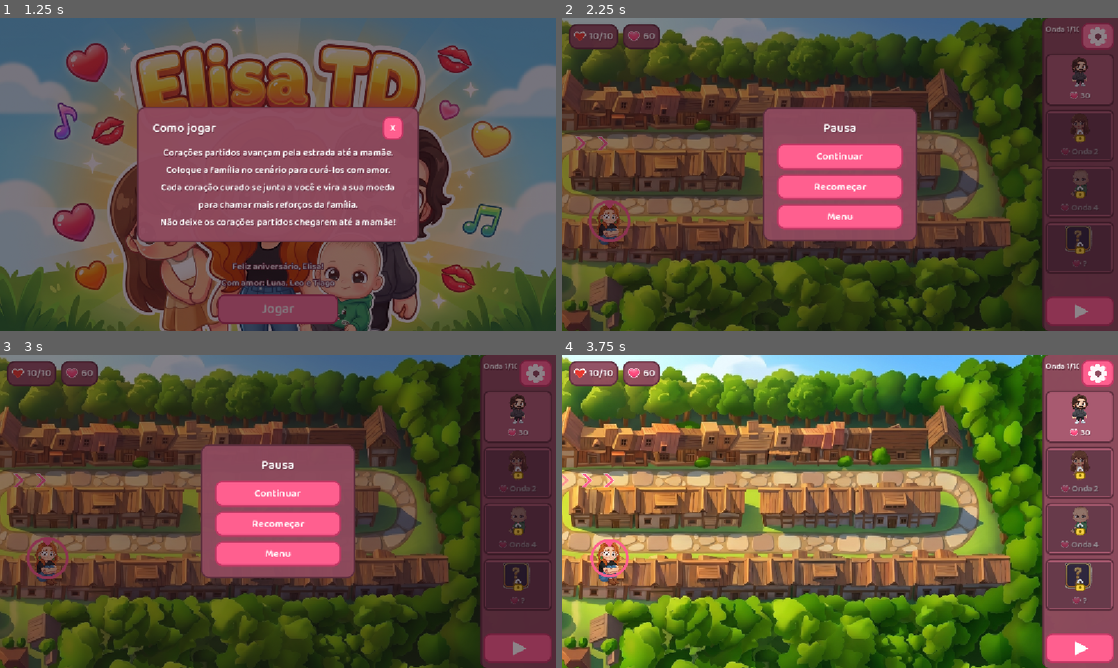
Above: before the commit, frames 1-4 (two rows, left to right).
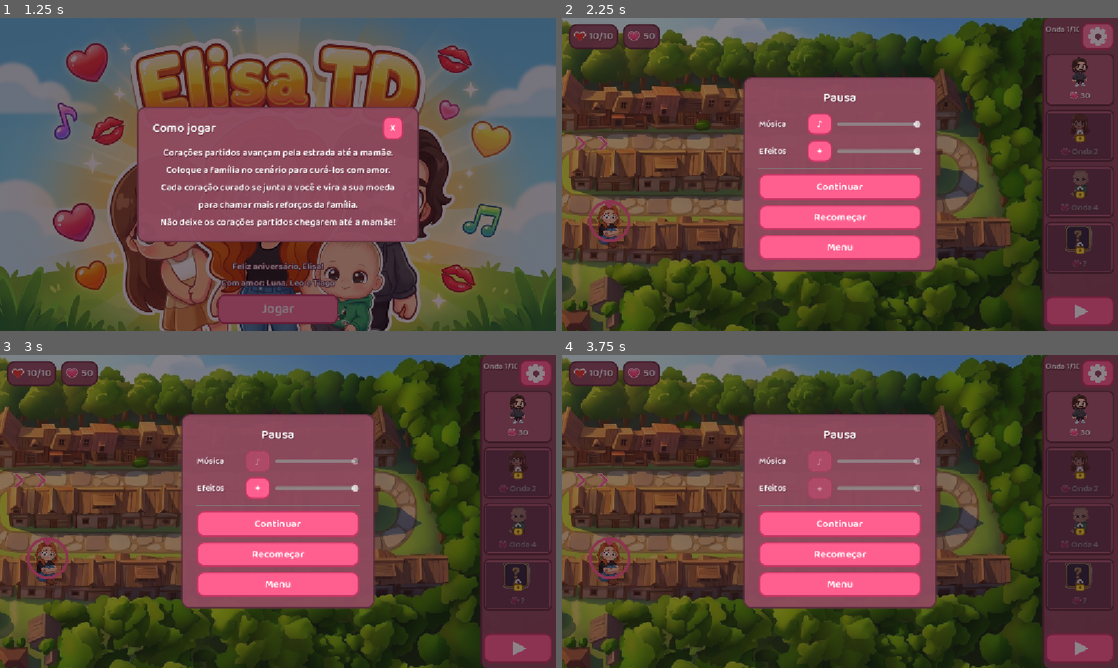
Above: after the commit, the same moments.

Repository: bitnied/tower-defense
Game: Godot game, scene res://Scenes/ui/mainMenu/mainMenu.tscn
The game is run twice, just before and just after one commit, with the same random seed, the same clock (stepped at 60 frames per second) and the same inputs.
Inputs (mouse positions are in pixels of both pictures, inside the frame that each line leads up to):
- Up to frame 1 (1.25 s): click "Jogar" at 0.5 s
- Up to frame 2 (2.25 s): click "X" at 1.25 s; click (1095, 36) at 2 s
- Up to frame 3 (3 s): click (255, 461) at 2.75 s, where only the run after the commit has a clickable "♪"
- Up to frame 4 (3.75 s): click (817, 489) at 3.5 s, where only the run after the commit has a clickable "✦"

Frame 1 is identical in both runs. In frame 2, 14% of the frame differs, in the area x 14-68%, y 4-82%; in frame 3, 14%; in frame 4, 96%, in the area x 0-100%, y 0-100%.

Commit message:
Áudio ajustável, sons de ataque, muzzles precisos e mais dificuldade
- Menu de pause: mudo + slider de volume separados para música e efeitos
- Sons de ataque baixinhos (-20dB): violão (Tiago), raio (Luna),
  beijo (Leo) e coração dourado (Elisa/mamãe)
- Elisa: corações mais lentos e visíveis (190 de velocidade), 1 tiro/s,
  cura 24 (antes 10 x 2.2/s) — mesmo poder, muito mais legível
- Pontos de saída medidos no sheet: dedo da Elisa nas 3 poses
  (frente 10,-25 / lado 24,-40 / cima 18,-61), boca do Leo, violão do
  Tiago; espelhamento automático e proporcional à escala
- Luna 30% menor; mãos do raio escalam junto
- Botão de velocidade claro: mostra 1x/2x e fica dourado quando ligado
- Mais difícil: corações +6% de cura necessária por onda, tiers fortes
  chegam mais cedo (onda 3 e 5), ouro inicial 50, chefão com 560

Co-Authored-By: Claude Fable 5 <noreply@anthropic.com>

Diff:
--- a/Scenes/main/Data.gd
+++ b/Scenes/main/Data.gd
@@ -42,6 +42,8 @@
 		"scale": 1.0,
 		"rotates": false,
 		"bullet": "sound_wave",
+		"attack_sfx": "atk_tiago",
+		"muzzle": {"down": [4, -28], "side": [14, -30], "up": [0, -40]},
 	},
 	"luna": {
 		"stats": {
@@ -65,8 +67,9 @@
 		"portrait": "res://Assets/defenders/luna_portrait.png",
 		"idle": "res://Assets/defenders/luna_idle.png",
 		"directional_sheet": true,
-		"scale": 1.0,
-		"rotates": false,
+		"scale": 0.7,
+		"rotates": false,
+		"attack_sfx": "atk_luna",
 		"locked": true,
 		"unlock_wave": 2,
 	},
@@ -95,20 +98,22 @@
 		"scale": 0.7,
 		"rotates": false,
 		"bullet": "kiss",
+		"attack_sfx": "atk_leo",
+		"muzzle": {"down": [0, -44], "side": [12, -44], "up": [0, -58]},
 		"locked": true,
 		"unlock_wave": 4,
 	},
 	"elisa": {
 		"stats": {
-			"damage": 10.0,
-			"attack_speed": 2.2,
+			"damage": 24.0,
+			"attack_speed": 1.0,
 			"attack_range": 240.0,
-			"bulletSpeed": 340.0,
+			"bulletSpeed": 190.0,
 			"bulletPierce": 3,
 		},
 		"upgrades": {
-			"damage": {"amount": 5.0, "multiplies": false},
-			"attack_speed": {"amount": 1.3, "multiplies": true},
+			"damage": {"amount": 12.0, "multiplies": false},
+			"attack_speed": {"amount": 1.25, "multiplies": true},
 		},
 		"name": "Elisa",
 		"subtitle": "Aponta o dedo: corações dourados",
@@ -123,6 +128,8 @@
 		"scale": 1.0,
 		"rotates": false,
 		"bullet": "gold_heart",
+		"attack_sfx": "atk_elisa",
+		"muzzle": {"down": [10, -25], "side": [24, -40], "up": [18, -61]},
 		# Surpresa do jogo: Elisa aparece como "?" e é liberada
 		# no começo da onda 5 (de 10).
 		"locked": true,
@@ -180,7 +187,7 @@
 			"baseDamage": 2.0,
 			"goldYield": 9.0,
 			},
-		"difficulty": 2.0,
+		"difficulty": 1.8,
 		"sprite": "res://Assets/enemies/heart_broken.png",
 	},
 	"coracaoDespedacado": {
@@ -190,14 +197,14 @@
 			"baseDamage": 3.0,
 			"goldYield": 14.0,
 			},
-		"difficulty": 3.0,
+		"difficulty": 2.6,
 		"sprite": "res://Assets/enemies/heart_shattered.png",
 	},
 	# Chefão da onda final: um coração gigante partido, lento e
 	# cheio de dor. difficulty 99 = nunca entra no sorteio normal.
 	"coracaoGigante": {
 		"stats": {
-			"hp": 420.0,
+			"hp": 560.0,
 			"speed": 0.3,
 			"baseDamage": 10.0,
 			"goldYield": 60.0,
@@ -220,7 +227,7 @@
 		"bg": "res://Assets/maps/map_elisa.png",
 		"scene": "res://Scenes/maps/map_elisa.tscn",
 		"baseHp": 10,
-		"startingGold": 60,
+		"startingGold": 50,
 		"spawner_settings":
 			{
 			"difficulty": {"initial": 1.0, "increase": 1.22, "multiplies": true},
--- a/Scenes/main/Sfx.gd
+++ b/Scenes/main/Sfx.gd
@@ -1,5 +1,6 @@
 extends Node
-# Áudio do Elisa TD: música em loop contínua + efeitos pontuais.
+# Áudio do Elisa TD: música em loop contínua + efeitos pontuais,
+# com volume e mudo ajustáveis no menu de pause.
 # Créditos: Assets/audio/CREDITS.txt (tudo CC0).
 
 const SFX := {
@@ -11,7 +12,27 @@
 	"unlock": "res://Assets/audio/sfx_unlock.ogg",
 	"victory": "res://Assets/audio/sfx_victory.ogg",
 	"gameover": "res://Assets/audio/sfx_gameover.ogg",
+	"atk_tiago": "res://Assets/audio/sfx_atk_tiago.ogg",
+	"atk_luna": "res://Assets/audio/sfx_atk_luna.ogg",
+	"atk_leo": "res://Assets/audio/sfx_atk_leo.ogg",
+	"atk_elisa": "res://Assets/audio/sfx_atk_elisa.ogg",
 }
+
+# ganho base da música (para não competir com os efeitos)
+const MUSIC_BASE := 0.2
+
+var music_volume := 1.0:
+	set(v):
+		music_volume = clampf(v, 0.0, 1.0)
+		_apply_music()
+var sfx_volume := 1.0:
+	set(v):
+		sfx_volume = clampf(v, 0.0, 1.0)
+var music_muted := false:
+	set(v):
+		music_muted = v
+		_apply_music()
+var sfx_muted := false
 
 var music_player: AudioStreamPlayer
 
@@ -20,17 +41,25 @@
 	var stream: AudioStream = load("res://Assets/audio/music_game.mp3")
 	stream.loop = true
 	music_player.stream = stream
-	music_player.volume_db = -14.0
 	music_player.process_mode = Node.PROCESS_MODE_ALWAYS
 	add_child(music_player)
+	_apply_music()
 	music_player.play()
 
+func _apply_music():
+	if music_player == null:
+		return
+	if music_muted or music_volume <= 0.001:
+		music_player.volume_db = -80.0
+	else:
+		music_player.volume_db = linear_to_db(music_volume * MUSIC_BASE)
+
 func play(sfx_name: String, volume_db := -6.0):
-	if not SFX.has(sfx_name):
+	if sfx_muted or sfx_volume <= 0.001 or not SFX.has(sfx_name):
 		return
 	var p := AudioStreamPlayer.new()
 	p.stream = load(SFX[sfx_name])
-	p.volume_db = volume_db
+	p.volume_db = volume_db + linear_to_db(sfx_volume)
 	p.process_mode = Node.PROCESS_MODE_ALWAYS
 	add_child(p)
 	p.finished.connect(p.queue_free)
--- a/Scenes/maps/EnemySpawner.gd
+++ b/Scenes/maps/EnemySpawner.gd
@@ -31,6 +31,9 @@
 		enemy.enemy_type = special["boss"]
 	else:
 		enemy.enemy_type = spawnable_enemies.pick_random()
+		# corações ficam mais "machucados" a cada onda (+6% de cura
+		# necessária por onda)
+		enemy.hp *= 1.0 + 0.06 * (current_wave - 1)
 	add_child(enemy)
 	enemies_spawned_this_wave += 1
 
--- a/Scenes/turrets/projectileTurret/projectileTurret.gd
+++ b/Scenes/turrets/projectileTurret/projectileTurret.gd
@@ -6,9 +6,12 @@
 func attack():
 	if is_instance_valid(current_target):
 		attack_punch()
+		var cfg: Dictionary = Data.turrets[turret_type]
+		if cfg.has("attack_sfx"):
+			Sfx.play(cfg["attack_sfx"], -20.0)
 		var projectileScene := preload("res://Scenes/turrets/projectileTurret/bullet/bulletBase.tscn")
 		var projectile := projectileScene.instantiate()
-		projectile.bullet_type = Data.turrets[turret_type]["bullet"]
+		projectile.bullet_type = cfg["bullet"]
 		projectile.damage = damage
 		projectile.speed = bulletSpeed
 		projectile.pierce = bulletPierce
@@ -16,7 +19,23 @@
 		# está de costas (mirando para cima)
 		projectile.z_index = 1 if is_facing_up() else 3
 		Globals.projectilesNode.add_child(projectile)
-		projectile.position = position + Vector2(0, -34)
+		projectile.position = position + muzzle_offset()
 		projectile.target = current_target.position
 	else:
 		try_get_closest_target()
+
+# ponto de saída do projétil (mão/boca/violão), medido no sheet
+# sem escala e ajustado pela escala do personagem
+func muzzle_offset() -> Vector2:
+	var m: Dictionary = Data.turrets[turret_type].get("muzzle", {})
+	var off: Array
+	if uses_sheet and $Sprite2D.texture == sheet_tex and $Sprite2D.frame == FRAME_SIDE:
+		off = m.get("side", [0, -34])
+	elif uses_sheet and $Sprite2D.texture == sheet_tex and $Sprite2D.frame == FRAME_UP:
+		off = m.get("up", [0, -34])
+	else:
+		off = m.get("down", [0, -34])
+	var v := Vector2(off[0], off[1]) * sprite_scale
+	if $Sprite2D.flip_h:
+		v.x = -v.x
+	return v
--- a/Scenes/turrets/rayTurret/ray_turret.gd
+++ b/Scenes/turrets/rayTurret/ray_turret.gd
@@ -59,13 +59,16 @@
 	g.set_color(1, Color(1, 0.45, 0.75, 0))
 	return g
 
-# posição das mãos conforme a pose da sprite
+# posição das mãos conforme a pose da sprite (proporcional à escala)
 func hand_offset() -> Vector2:
+	var base: Vector2
 	if $Sprite2D.frame == FRAME_UP:
-		return Vector2(0, -64)
-	if $Sprite2D.frame == FRAME_SIDE:
-		return Vector2(-20 if $Sprite2D.flip_h else 20, -28)
-	return Vector2(0, -34)
+		base = Vector2(0, -64)
+	elif $Sprite2D.frame == FRAME_SIDE:
+		base = Vector2(-20 if $Sprite2D.flip_h else 20, -28)
+	else:
+		base = Vector2(0, -34)
+	return base * sprite_scale
 
 func _process(delta):
 	super._process(delta)
@@ -94,6 +97,7 @@
 			can_fire = false
 			ray_enabled = true
 			attack_punch()
+			Sfx.play(Data.turrets[turret_type].get("attack_sfx", "click"), -18.0)
 			origin_sparks.emitting = true
 			impact_sparks.emitting = true
 			$RayDuration.start()
--- a/Scenes/ui/hud.gd
+++ b/Scenes/ui/hud.gd
@@ -69,10 +69,13 @@
 	var waiting: bool = spawner == null or spawner.is_waiting_for_wave()
 	if waiting:
 		%PlayButton.icon = load("res://Assets/ui/icon_play.png")
-		%PlayButton.modulate = Color.WHITE
+		%PlayButton.text = ""
+		%PlayButton.self_modulate = Color.WHITE
 	else:
 		%PlayButton.icon = load("res://Assets/ui/icon_fast.png")
-		%PlayButton.modulate = Color.WHITE if fast else Color(1, 1, 1, 0.55)
+		%PlayButton.text = "2x" if fast else "1x"
+		# dourado quando o 2x está LIGADO
+		%PlayButton.self_modulate = Color(1.0, 0.84, 0.35) if fast else Color.WHITE
 
 # ---------- pause ----------
 
--- a/Scenes/ui/pauseMenu/pause_menu.gd
+++ b/Scenes/ui/pauseMenu/pause_menu.gd
@@ -1,5 +1,35 @@
 extends Control
-# Menu de pause (engrenagem): continuar, recomeçar ou voltar ao menu.
+# Menu de pause: volume/mudo de música e efeitos, continuar,
+# recomeçar ou voltar ao menu.
+
+func _ready():
+	%MusicSlider.value = Sfx.music_volume
+	%SfxSlider.value = Sfx.sfx_volume
+	%MusicMute.button_pressed = Sfx.music_muted
+	%SfxMute.button_pressed = Sfx.sfx_muted
+	_refresh_mute_looks()
+
+func _refresh_mute_looks():
+	%MusicMute.modulate = Color(1, 1, 1, 0.4) if Sfx.music_muted else Color.WHITE
+	%SfxMute.modulate = Color(1, 1, 1, 0.4) if Sfx.sfx_muted else Color.WHITE
+	%MusicSlider.editable = not Sfx.music_muted
+	%SfxSlider.editable = not Sfx.sfx_muted
+
+func _on_music_mute_toggled(pressed: bool):
+	Sfx.music_muted = pressed
+	_refresh_mute_looks()
+
+func _on_sfx_mute_toggled(pressed: bool):
+	Sfx.sfx_muted = pressed
+	_refresh_mute_looks()
+	if not pressed:
+		Sfx.play("click", -10.0)
+
+func _on_music_volume_changed(v: float):
+	Sfx.music_volume = v
+
+func _on_sfx_volume_changed(v: float):
+	Sfx.sfx_volume = v
 
 func _on_continue_pressed():
 	get_tree().paused = false
--- a/Scenes/ui/pauseMenu/pause_menu.tscn
+++ b/Scenes/ui/pauseMenu/pause_menu.tscn
@@ -30,14 +30,14 @@
 grow_vertical = 2
 
 [node name="Panel" type="PanelContainer" parent="Center"]
-custom_minimum_size = Vector2(320, 0)
+custom_minimum_size = Vector2(400, 0)
 layout_mode = 2
 
 [node name="Margin" type="MarginContainer" parent="Center/Panel"]
 layout_mode = 2
-theme_override_constants/margin_left = 20
+theme_override_constants/margin_left = 22
 theme_override_constants/margin_top = 14
-theme_override_constants/margin_right = 20
+theme_override_constants/margin_right = 22
 theme_override_constants/margin_bottom = 16
 
 [node name="VBox" type="VBoxContainer" parent="Center/Panel/Margin"]
@@ -49,6 +49,65 @@
 theme_override_font_sizes/font_size = 26
 text = "Pausa"
 horizontal_alignment = 1
+
+[node name="MusicRow" type="HBoxContainer" parent="Center/Panel/Margin/VBox"]
+layout_mode = 2
+theme_override_constants/separation = 10
+
+[node name="MusicLabel" type="Label" parent="Center/Panel/Margin/VBox/MusicRow"]
+custom_minimum_size = Vector2(90, 0)
+layout_mode = 2
+theme_override_font_sizes/font_size = 18
+text = "Música"
+
+[node name="MusicMute" type="Button" parent="Center/Panel/Margin/VBox/MusicRow"]
+unique_name_in_owner = true
+custom_minimum_size = Vector2(52, 44)
+layout_mode = 2
+toggle_mode = true
+theme_override_font_sizes/font_size = 18
+text = "♪"
+
+[node name="MusicSlider" type="HSlider" parent="Center/Panel/Margin/VBox/MusicRow"]
+unique_name_in_owner = true
+custom_minimum_size = Vector2(0, 44)
+layout_mode = 2
+size_flags_horizontal = 3
+size_flags_vertical = 4
+max_value = 1.0
+step = 0.05
+value = 1.0
+
+[node name="SfxRow" type="HBoxContainer" parent="Center/Panel/Margin/VBox"]
+layout_mode = 2
+theme_override_constants/separation = 10
+
+[node name="SfxLabel" type="Label" parent="Center/Panel/Margin/VBox/SfxRow"]
+custom_minimum_size = Vector2(90, 0)
+layout_mode = 2
+theme_override_font_sizes/font_size = 18
+text = "Efeitos"
+
+[node name="SfxMute" type="Button" parent="Center/Panel/Margin/VBox/SfxRow"]
+unique_name_in_owner = true
+custom_minimum_size = Vector2(52, 44)
+layout_mode = 2
+toggle_mode = true
+theme_override_font_sizes/font_size = 18
+text = "✦"
+
+[node name="SfxSlider" type="HSlider" parent="Center/Panel/Margin/VBox/SfxRow"]
+unique_name_in_owner = true
+custom_minimum_size = Vector2(0, 44)
+layout_mode = 2
+size_flags_horizontal = 3
+size_flags_vertical = 4
+max_value = 1.0
+step = 0.05
+value = 1.0
+
+[node name="HSep" type="HSeparator" parent="Center/Panel/Margin/VBox"]
+layout_mode = 2
 
 [node name="ContinueButton" type="Button" parent="Center/Panel/Margin/VBox"]
 custom_minimum_size = Vector2(0, 54)
@@ -68,3 +127,7 @@
 [connection signal="pressed" from="Center/Panel/Margin/VBox/ContinueButton" to="." method="_on_continue_pressed"]
 [connection signal="pressed" from="Center/Panel/Margin/VBox/RestartButton" to="." method="_on_restart_pressed"]
 [connection signal="pressed" from="Center/Panel/Margin/VBox/MenuButton" to="." method="_on_menu_pressed"]
+[connection signal="toggled" from="Center/Panel/Margin/VBox/MusicRow/MusicMute" to="." method="_on_music_mute_toggled"]
+[connection signal="toggled" from="Center/Panel/Margin/VBox/SfxRow/SfxMute" to="." method="_on_sfx_mute_toggled"]
+[connection signal="value_changed" from="Center/Panel/Margin/VBox/MusicRow/MusicSlider" to="." method="_on_music_volume_changed"]
+[connection signal="value_changed" from="Center/Panel/Margin/VBox/SfxRow/SfxSlider" to="." method="_on_sfx_volume_changed"]
Not shown, added: Assets/audio/sfx_atk_elisa.ogg.import
Not shown, added: Assets/audio/sfx_atk_leo.ogg.import
Not shown, added: Assets/audio/sfx_atk_luna.ogg.import
Not shown, added: Assets/audio/sfx_atk_tiago.ogg.import
Not shown, added: Assets/audio/sfx_atk_elisa.ogg
Not shown, added: Assets/audio/sfx_atk_leo.ogg
Not shown, added: Assets/audio/sfx_atk_luna.ogg
Not shown, added: Assets/audio/sfx_atk_tiago.ogg
Not shown, changed: docs/index.html
Not shown, changed: docs/index.pck
